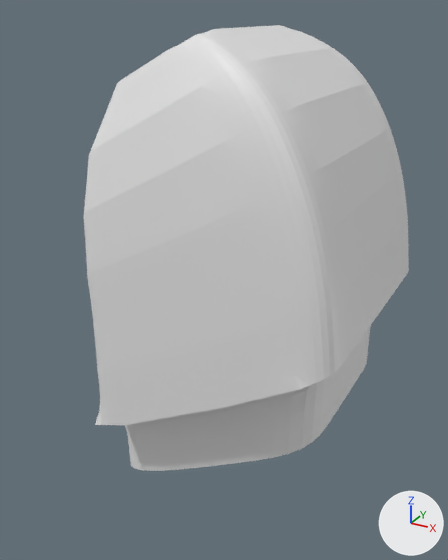
What one commit did to the Blender file BattleDroid/battledroid.blend.
Rendered twice from a 50 mm camera at (6.23, 0.05, 5.47) aimed at (4.1, 3.92, 3.54). Lighting does not change. The marker at lower right points along +X, +Y and +Z. The same objects are shown in both versions, whatever each file hides.
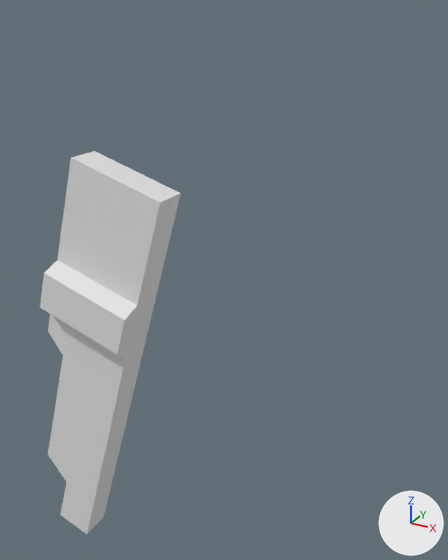
What differs and where, as boxes (x1, y1, x2, y2) in the pictures (448 x 560 px):
'Plane', reshaped, moved, turned, rescaled, modifiers changed: before (84, 25, 409, 471); after (40, 151, 181, 534)

What changed in the scene script:
```text
Add me_plane_005:
    me_plane_005.from_pydata(...)  # 40 vertices, 38 faces; spans x -1.0..1.0, y -1.0..1.0, z -0.2..0.1
Change ob_plane:
    remove _m = ob_plane.modifiers.new('Mirror', 'MIRROR')
    remove _m.use_axis = (False, True, False)
    remove _m.use_clip = True
    remove _m = ob_plane.modifiers.new('Subdivision', 'SUBSURF')
    remove _m.levels = 3
    remove _m.render_levels = 0
    ob_plane: bpy.data.objects.new('Plane', me_plane) -> bpy.data.objects.new('Plane', me_plane_005)
    ob_plane.location: (4.531, 4.368, 2.225) -> (3.805, 2.567, 3.336)
    ob_plane.rotation_euler: (0.0, 2.619, 0.0) -> (1.571, 9.712, 0.0)  # degrees (0, 150, 0) -> degrees (90, 196, 0)
    ob_plane.scale: (0.57, 0.474, 0.474) -> (0.296, 1.37, 1.0)
```
